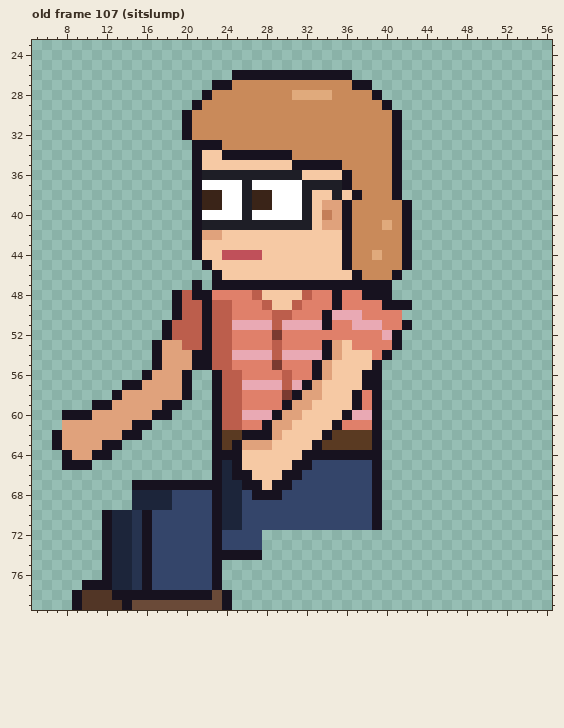
Edited in one commit: pixel-art file (sprites/staff/office_jen_left_anim.aseprite). This is how it looked before the edit.
64x80 pixels, 129 frames. Colours within 5 levels of each other are drawn and written as one. Shown: old frame 107 (sitslump): x 5..56, y 23..79. The commit also changed other frames, which this record leaves out.
After the commit:
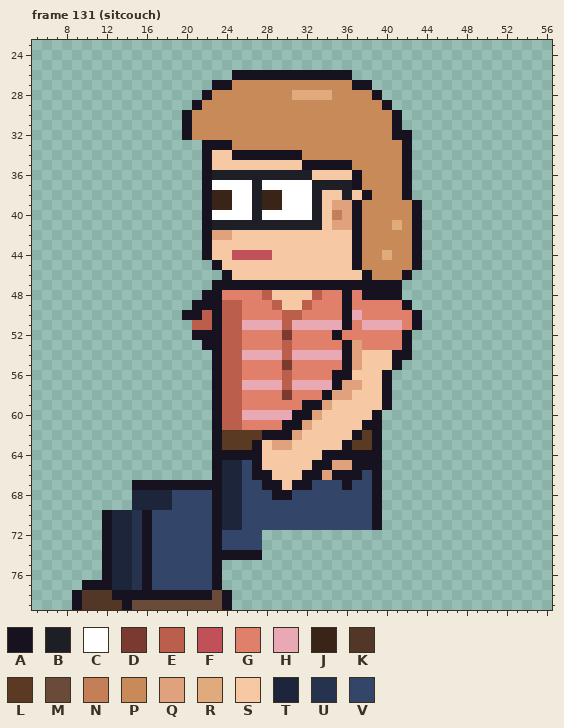
Palette (. is transparent): A #17121f  B #1e1e26  C #ffffff  D #7a3a30  E #bc5e4c  F #c0505a  G #e0806a  H #e9a9b4  J #3a2418  K #523626  L #5a3a22  M #6a4a38  N #c47e58  P #c98a5a  Q #e0a27c  R #e0aa7c  S #f6c9a4  T #1c253a  U #26334f  V #34456a
A new or re-ordered frame is compared with the old frame closest to it.
Difference:
frames 129 -> 135
--- frame 131 (sitcouch) is new; against old frame 107 (sitslump)
@@ x 5..56 @@
 31 ...............APPPPPPPPPPPPPPPPPPPPA...............
-32 ...............APPPPPPPPPPPPPPPPPPPPA...............
-33 ................AAAPPPPPPPPPPPPPPPPPA...............
-34 ................ASSAAAAAAAPPPPPPPPPPA...............
-35 ................ASSSSSSSSSAAAAAPPPPPA...............
-36 ................ABBBBBBBBBBSSSSAPPPPA...............
-37 ................ACCCCBCCCCCBBBBAPPPPA...............
-38 ................AJJCCBJJCCCBSSBSAPPPA...............
-39 ................AJJCCBJJCCCBSQQAPPPPPA..............
-40 ................ACCCCBCCCCCBSNQAPPPPPA..............
-41 ................ABBBBBBBBBBBSQQAPPPRPA..............
-42 ................AQQSSSSSSSSSSSSAPPPPPA..............
-43 ................ASSSSSSSSSSSSSSAPPPPPA..............
-44 ................ASSFFFFSSSSSSSSAPPRPPA..............
-45 .................ASSSSSSSSSSSSSAPPPPPA..............
-46 ..................ASSSSSSSSSSSSSAPPPA...............
-47 ................A.AAAAAAAAAAAAAAAAAA................
-48 ..............AEAAGGGGESSSSEGGAGGAAA................
-49 ..............AEEAEEGGGESSEGGGAGGGGAAA..............
-50 ..............AEEAEEGGGGEEGGGAHHHGGGG...............
-51 .............AEEEAEEHHHHEHHHHAGGHHHGGA..............
-52 .............AEEEAEEGGGGDGGGGGGGGGGHA...............
-53 ............AQQEEAEEGGGGEGGGGAQSGGGGA...............
-54 ............AQQQAAEEHHHHEHHHHAQSSSGA................
-55 ............AQQQAAEEGGGGDGGGAQSSSSA.................
-56 ...........AQQQA..AEEGGGGEGGAQSSSAA.................
-57 .........AAQQQQA..AEEHHHHEHAQSSSSAA.................
-58 ........AQQQQQQA..AEEGGGGDAQQSSSAGA.................
-59 ......AAQQQQQAA...AEEGGGGAQQSSSSAGA.................
-60 ...AAAQQQQQQAA....AEEHHHAQQSSSSAHHA.................
-61 ...QQQQQQQAA......AEEGGAQQSSSSAGGGA.................
-62 ..AQQQQQQAA.......ALLAAAQSSSSALLLLA.................
-63 ..AQQQQAA.........ALAQQQSSSSALLLLLA.................
-64 ...AQQAA..........AAASSSSSSAAAAAAAA.................
-65 ...AAA............ATASSSSSAAVVVVVVA.................
-66 ..................ATAASSSAAVVVVVVVA.................
-67 ..........AAAAAAAAATTAASAAVVVVVVVVA.................
-68 ..........TTTTVVVVATTVAAAVVVVVVVVVA.................
+32 ...............APPPPPPPPPPPPPPPPPPPPAA..............
+33 .................AAAPPPPPPPPPPPPPPPPPA..............
+34 .................ASSAAAAAAAPPPPPPPPPPA..............
+35 .................ASSSSSSSSSAAAAAPPPPPA..............
+36 .................ABBBBBBBBBBSSSSAPPPPA..............
+37 .................ACCCCBCCCCCBBBBAPPPPA..............
+38 .................AJJCCBJJCCCBSSBSAPPPA..............
+39 .................AJJCCBJJCCCBSQQAPPPPPA.............
+40 .................ACCCCBCCCCCBSNQAPPPPPA.............
+41 .................ABBBBBBBBBBBSQQAPPPRPA.............
+42 .................AQQSSSSSSSSSSSSAPPPPPA.............
+43 .................ASSSSSSSSSSSSSSAPPPPPA.............
+44 .................ASSFFFFSSSSSSSSAPPRPPA.............
+45 ..................ASSSSSSSSSSSSSAPPPPPA.............
+46 ...................ASSSSSSSSSSSSSAPPPA..............
+47 ..................AAAAAAAAAAAAAAAAAAA...............
+48 .................AAGGGGESSSSEGGAGAAAA...............
+49 ................AAAEEGGGESSEGGGAGGGGGA..............
+50 ...............AAEAEEGGGGEEGGGGAHGGGGGA.............
+51 ................EEAEEHHHHEHHHHHAGHHHHGA.............
+52 ................AAAEEGGGGDGGGGAGGGGGGA..............
+53 .................AAEEGGGGEGGGGGAQGGGGA..............
+54 ..................AEEHHHHEHHHHHAQSSSAA..............
+55 ..................AEEGGGGDGGGGGAQSSSA...............
+56 ..................AEEGGGGEGGGGAASSSA................
+57 ..................AEEHHHHEHHHHAQQSSA................
+58 ..................AEEGGGGDGGGAQQSSSA................
+59 ..................AEEGGGGGGAAQSSSSSA................
+60 ..................AEEHHHHHAAQSSSSSA.................
+61 ..................AEEGGGGAAQSSSSSAA.................
+62 ..................ALLLLAAAQSSSSSALA.................
+63 ..................ALLLASQQSSSSSALLA.................
+64 ..................AAAAASSSSSSAAAAAA.................
+65 ..................ATTVASSSSSAAQQAAA.................
+66 ..................ATTVAASSSAAQAAAVA.................
+67 ..........AAAAAAAAATTVVAASAAVVVAVVA.................
+68 ..........TTTTVVVVATTVVVAAVVVVVVVVA.................
 69 ..........TTTTVVVVATTVVVVVVVVVVVVVA.................
